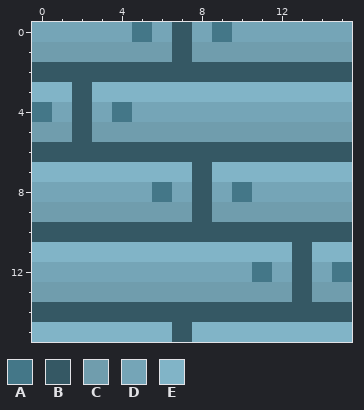
A pixel-art sprite gets an edit: src/main/resources/tiles/soulwoodfloor.png. That is the earlier state.
The file is 32x32 pixels, drawn in blocks of 2x2; one block is one cell here.
Palette (. is transparent): A #447788  B #355864  C #709dad  D #75a5b7  E #81b4c7
After:
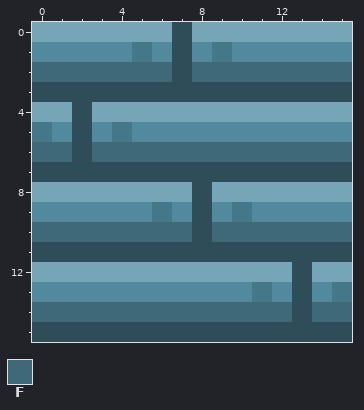
Colours new in this view: F #3f6978
Changes in this commit:
colour C: #709dad -> #52899d
colour E: #81b4c7 -> #2e4d58
y 0: x 5 A -> D; x 7 B -> E; x 9 A -> D
y 1: x 5 C -> A; x 7 B -> E; x 9 C -> A
y 2: x 0..15 BBBBBBBBBBBBBBBB -> FFFFFFFEFFFFFFFF
y 3: x 2 B -> E
y 4: x 0 A -> D; x 2 B -> E; x 4 A -> D
y 5: x 0 C -> A; x 2 B -> E; x 4 C -> A
y 6: x 0..15 BBBBBBBBBBBBBBBB -> FFEFFFFFFFFFFFFF
y 7: x 8 B -> E
y 8: x 6 A -> D; x 8 B -> E; x 10 A -> D
y 9: x 6 C -> A; x 8 B -> E; x 10 C -> A
y 10: x 0..15 BBBBBBBBBBBBBBBB -> FFFFFFFFEFFFFFFF
y 11: x 13 B -> E
y 12: x 11 A -> D; x 13 B -> E; x 15 A -> D
y 13: x 11 C -> A; x 13 B -> E; x 15 C -> A
y 14: x 0..15 BBBBBBBBBBBBBBBB -> FFFFFFFFFFFFFEFF
y 15: x 7 B -> E
Boxes around the changes in both pictures, in picture pixels (x1, y1, x2, y2):
changed: (32, 22, 352, 342)
